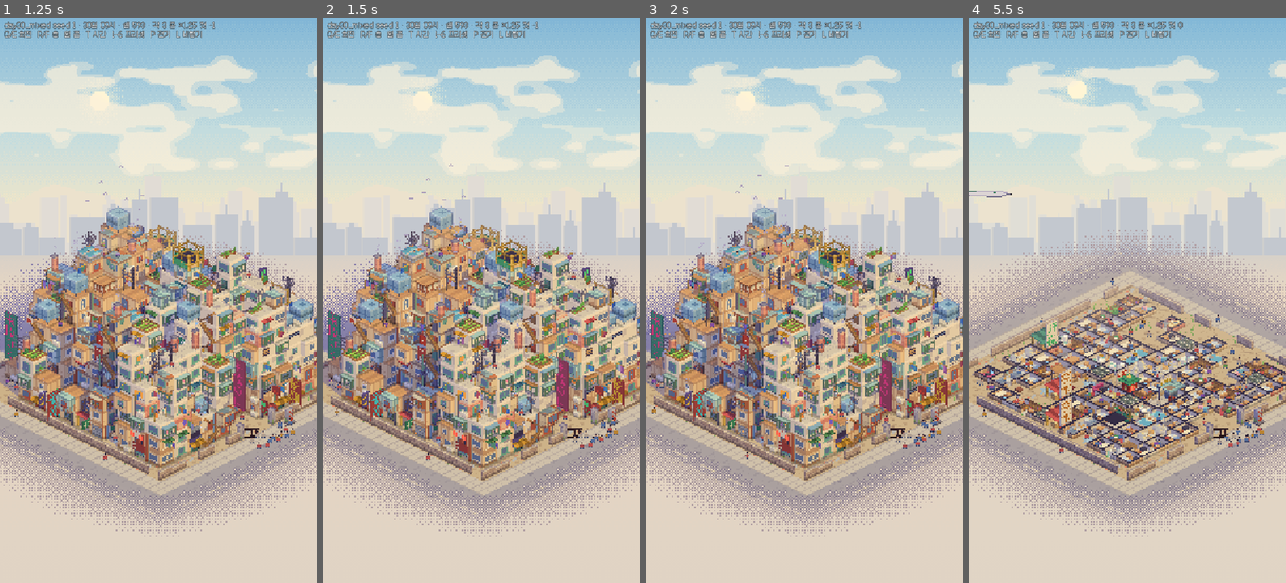
Above: before the commit, frames 1-4 (left to right).
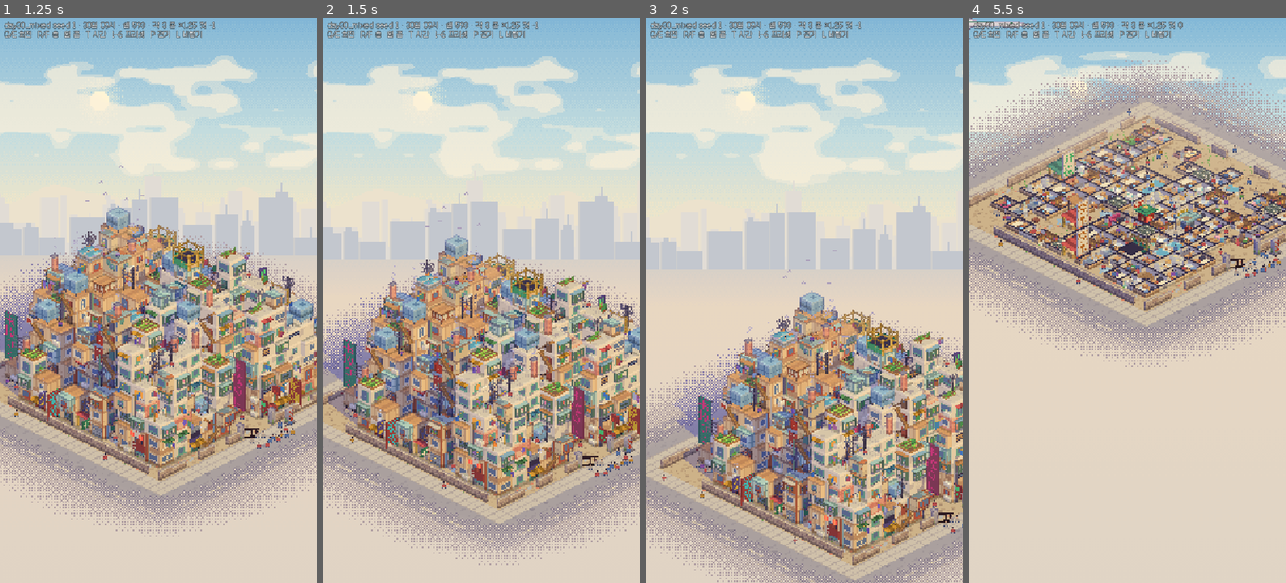
Above: after the commit, the same moments.

Repository: Birchnut/kowloon-walled-city
Game: Godot game, scene res://view/Sandbox.tscn
Same seed, same stepped clock (60 frames per second), same inputs: the game is played once before the commit and once after it. This scene is started directly instead of the project's main scene.
Inputs (mouse positions are in pixels of both pictures, inside the frame that each line leads up to):
- Up to frame 1 (1.25 s): tap Enter at 0.5 s; move the mouse to (228, 272) at 0.52 s; tap Q at 0.6 s; click (228, 272) at 0.67 s
- Up to frame 2 (1.5 s): drag from (418, 328) to (465, 413) at 1.27 s
- Up to frame 3 (2 s): no input
- Up to frame 4 (5.5 s): move the mouse to (1159, 176) at 2.02 s; tap R at 2.1 s; click (1159, 176) at 2.17 s; drag from (1111, 413) to (1032, 215) at 2.77 s; move the mouse to (1222, 385) at 3.52 s; tap T at 3.6 s; click (1222, 385) at 3.67 s; drag from (1032, 215) to (1079, 159) at 4.27 s; move the mouse to (1143, 300) at 5.02 s; tap L at 5.1 s; click (1143, 300) at 5.17 s

Frame 1 is identical in both runs. In frame 2, 43% of the frame differs, in the area x 0-100%, y 6-97%; in frame 3, 55%; in frame 4, 66%, in the area x 0-100%, y 0-92%.

Commit message:
view: 입력(팬·핀치·휠·탭)·오버레이(고스트·자리·구획)·밤 실내 불빛, VIEW_NOTES, 컨택트 시트
Co-Authored-By: Claude Fable 5.2 <noreply@anthropic.com>
Claude-Session: https://claude.ai/code/session_01VWRoT2qvtSpgugghX3NsRX

Diff:
--- a/godot/view/CityView.gd
+++ b/godot/view/CityView.gd
@@ -864,6 +864,8 @@
 		_lights_timer -= delta
 		if _lights_timer <= 0.0:
 			_refresh_lights()
+	if _overlay_dirty:
+		_rebuild_overlay()
 	if cam_dirty:
 		_apply_camera()
 	_update_uniforms()
@@ -901,3 +903,145 @@
 	target += -b.x * (delta_screen.x / k) + b.y * (delta_screen.y / k)
 	# 화면 위아래 이동은 지면을 따라 미끄러지는 대신 그대로 카메라 평면 이동으로 둔다
 	_apply_camera()
+
+
+# ------------------------------------------------------------------ 입력(팬·핀치줌·휠·탭)
+var _touches: Dictionary = {}      # index -> 위치
+var _press_pos := Vector2.ZERO
+var _press_t := 0.0
+var _dragging := false
+var _mouse_down := false
+var _touch_mode_t := -10.0
+var _pinch_d0 := 0.0
+var _pinch_a0 := 0.0
+const TAP_SLOP := 10.0
+
+func _gui_input(ev: InputEvent) -> void:
+	if ev is InputEventScreenTouch:
+		_touch_mode_t = _t
+		if ev.pressed:
+			_touches[ev.index] = ev.position
+			if _touches.size() == 1:
+				_press_pos = ev.position
+				_press_t = _t
+				_dragging = false
+			elif _touches.size() == 2:
+				_dragging = true
+				var k: Array = _touches.values()
+				_pinch_d0 = (k[0] as Vector2).distance_to(k[1])
+				_pinch_a0 = ((k[1] as Vector2) - (k[0] as Vector2)).angle()
+		else:
+			_touches.erase(ev.index)
+			if _touches.is_empty() and not _dragging and _t - _press_t < 0.5:
+				cell_tapped.emit(pick(ev.position))
+		accept_event()
+	elif ev is InputEventScreenDrag:
+		_touch_mode_t = _t
+		_touches[ev.index] = ev.position
+		if _touches.size() == 1:
+			if not _dragging and ev.position.distance_to(_press_pos) > TAP_SLOP:
+				_dragging = true
+			if _dragging:
+				pan_by(ev.relative)
+		elif _touches.size() >= 2:
+			var k2: Array = _touches.values()
+			var dist := (k2[0] as Vector2).distance_to(k2[1])
+			var ang := ((k2[1] as Vector2) - (k2[0] as Vector2)).angle()
+			if _pinch_d0 > 1.0:
+				if dist > _pinch_d0 * 1.35:
+					zoom_step(1)
+					_pinch_d0 = dist
+				elif dist < _pinch_d0 * 0.72:
+					zoom_step(-1)
+					_pinch_d0 = dist
+			var da := wrapf(ang - _pinch_a0, -PI, PI)
+			if absf(da) > 0.6:
+				rotate_view(1 if da < 0.0 else -1)
+				_pinch_a0 = ang
+		accept_event()
+	elif _t - _touch_mode_t > 0.6:
+		# 마우스(터치가 흉내 낸 마우스 이벤트는 위에서 이미 처리했으므로 무시)
+		if ev is InputEventMouseButton:
+			if ev.button_index == MOUSE_BUTTON_LEFT:
+				if ev.pressed:
+					_mouse_down = true
+					_press_pos = ev.position
+					_press_t = _t
+					_dragging = false
+				else:
+					if _mouse_down and not _dragging:
+						cell_tapped.emit(pick(ev.position))
+					_mouse_down = false
+				accept_event()
+			elif ev.pressed and ev.button_index == MOUSE_BUTTON_WHEEL_UP:
+				zoom_step(1)
+				accept_event()
+			elif ev.pressed and ev.button_index == MOUSE_BUTTON_WHEEL_DOWN:
+				zoom_step(-1)
+				accept_event()
+		elif ev is InputEventMouseMotion and _mouse_down:
+			if not _dragging and ev.position.distance_to(_press_pos) > TAP_SLOP:
+				_dragging = true
+			if _dragging:
+				pan_by(ev.relative)
+			accept_event()
+		elif ev is InputEventMagnifyGesture:
+			if ev.factor > 1.15:
+				zoom_step(1)
+			elif ev.factor < 0.87:
+				zoom_step(-1)
+
+
+# ------------------------------------------------------------------ 오버레이(고스트·심을 자리·구획)
+const ZONE_COL := {"housing": Color(0.35, 0.6, 1.0, 0.45), "work": Color(1.0, 0.62, 0.25, 0.45), "keep": Color(0.4, 0.85, 0.5, 0.45)}
+
+func _rebuild_overlay() -> void:
+	_overlay_dirty = false
+	var st: CityState = Game.state
+	var verts := PackedVector3Array()
+	var cols := PackedColorArray()
+	var fh := cfg.floor_h
+	var add_quad := func(a: Vector3, b: Vector3, c: Vector3, d: Vector3, col: Color) -> void:
+		for v in [a, b, c, a, c, d]:
+			verts.append(v)
+			cols.append(col)
+	if _show_zones:
+		for zc in st.zones:
+			var zcol: Color = ZONE_COL.get(str(st.zones[zc]), Color(1, 1, 1, 0.3))
+			var y := mesher.height_floors(zc) * fh + 0.05
+			if floor_cut >= 0:
+				y = minf(y, float(floor_cut) * fh + 0.3)
+			add_quad.call(Vector3(zc.x + 0.06, y, zc.y + 0.06), Vector3(zc.x + 0.94, y, zc.y + 0.06), Vector3(zc.x + 0.94, y, zc.y + 0.94), Vector3(zc.x + 0.06, y, zc.y + 0.94), zcol)
+	for sp in _spots:
+		if sp is Vector3i:
+			var y2 := float(sp.z) * fh + 0.06
+			add_quad.call(Vector3(sp.x + 0.12, y2, sp.y + 0.12), Vector3(sp.x + 0.88, y2, sp.y + 0.12), Vector3(sp.x + 0.88, y2, sp.y + 0.88), Vector3(sp.x + 0.12, y2, sp.y + 0.88), Color(1.0, 0.9, 0.35, 0.6))
+	if not _ghost.is_empty():
+		var gp: Vector3i = _ghost["pos"]
+		var gc := Color(0.45, 1.0, 0.6, 0.55) if bool(_ghost.get("ok", true)) else Color(1.0, 0.4, 0.4, 0.55)
+		var a0 := Vector3(gp.x, float(gp.z) * fh + 0.02, gp.y)
+		var top := a0 + Vector3(0, fh, 0)
+		add_quad.call(top, top + Vector3(1, 0, 0), top + Vector3(1, 0, 1), top + Vector3(0, 0, 1), gc)
+		var side := Color(gc.r * 0.8, gc.g * 0.8, gc.b * 0.8, gc.a)
+		add_quad.call(top + Vector3(0, 0, 1), top + Vector3(1, 0, 1), a0 + Vector3(1, 0, 1), a0 + Vector3(0, 0, 1), side)
+		add_quad.call(top + Vector3(1, 0, 1), top + Vector3(1, 0, 0), a0 + Vector3(1, 0, 0), a0 + Vector3(1, 0, 1), side)
+		add_quad.call(top + Vector3(1, 0, 0), top, a0, a0 + Vector3(1, 0, 0), side)
+		add_quad.call(top, top + Vector3(0, 0, 1), a0 + Vector3(0, 0, 1), a0, side)
+	if verts.is_empty():
+		_overlay.mesh = null
+		return
+	var arr := []
+	arr.resize(Mesh.ARRAY_MAX)
+	arr[Mesh.ARRAY_VERTEX] = verts
+	arr[Mesh.ARRAY_COLOR] = cols
+	var m := ArrayMesh.new()
+	m.add_surface_from_arrays(Mesh.PRIMITIVE_TRIANGLES, arr)
+	_overlay.mesh = m
+	if _overlay.material_override == null:
+		var sm := StandardMaterial3D.new()
+		sm.shading_mode = BaseMaterial3D.SHADING_MODE_UNSHADED
+		sm.vertex_color_use_as_albedo = true
+		sm.transparency = BaseMaterial3D.TRANSPARENCY_ALPHA
+		sm.cull_mode = BaseMaterial3D.CULL_DISABLED
+		sm.no_depth_test = false
+		_overlay.material_override = sm
--- a/godot/view/Sandbox.gd
+++ b/godot/view/Sandbox.gd
@@ -101,6 +101,16 @@
 		var f := FileAccess.open(str(_args["save_state"]), FileAccess.WRITE)
 		if f:
 			f.store_string(JSON.stringify(Game.state.to_dict()))
+	if _args.has("apitest") and _frame == 4:
+		# API 시험: 화면 가운데 pick, project 왕복, 오버레이 3종
+		var c := size * 0.5
+		var hit: Dictionary = view.pick(c)
+		print("PICK center -> ", hit)
+		if hit.get("hit", false):
+			print("PROJECT back -> ", view.project(hit["pos"]), " (screen center ", c, ")")
+		view.show_zones(true)
+		view.show_spots([Vector3i(1, 10, 0), Vector3i(2, 10, 0), hit.get("above", Vector3i(0, 0, 0))])
+		view.show_ghost(hit.get("above", Vector3i(0, 0, 0)), "well", true)
 	if _args.has("perf") and _frame == 6:
 		var verts := 0
 		var meshes := 0
--- a/godot/view/shaders/city.gdshader
+++ b/godot/view/shaders/city.gdshader
@@ -270,10 +270,11 @@
 		vec3 neon = COLOR.rgb * 1.08 + vec3(0.12);
 		col = mix(painted, neon, lit * (0.25 + 0.75 * fk));
 	}
-	if (kind == 5) {
-		// 층 컷 실내: 밤엔 방 불빛이 바닥을 덥힌다
-		float rl = lg.a * powered;
-		col = mix(col, col * 0.5 + base * warm_col * 0.75, clamp(night * step(0.05, rl + 1.0), 0.0, 1.0) * 0.0);
+	if (kind == 5 && !is_emit) {
+		// 층 컷 실내: 밤엔 방 불빛이 바닥과 가구를 덥힌다(전기가 없으면 희미한 등잔빛)
+		float room = night * (powered > 0.5 ? 0.78 : 0.3);
+		vec3 lampc = powered > 0.5 ? warm_col : candle_col * 0.7;
+		col = mix(col, base * lampc * 0.95 + add * 0.5, room);
 	}
 
 	ALBEDO = to_linear(clamp(col, vec3(0.0), vec3(1.0)));
Not shown, added: docs/VIEW_NOTES.md
